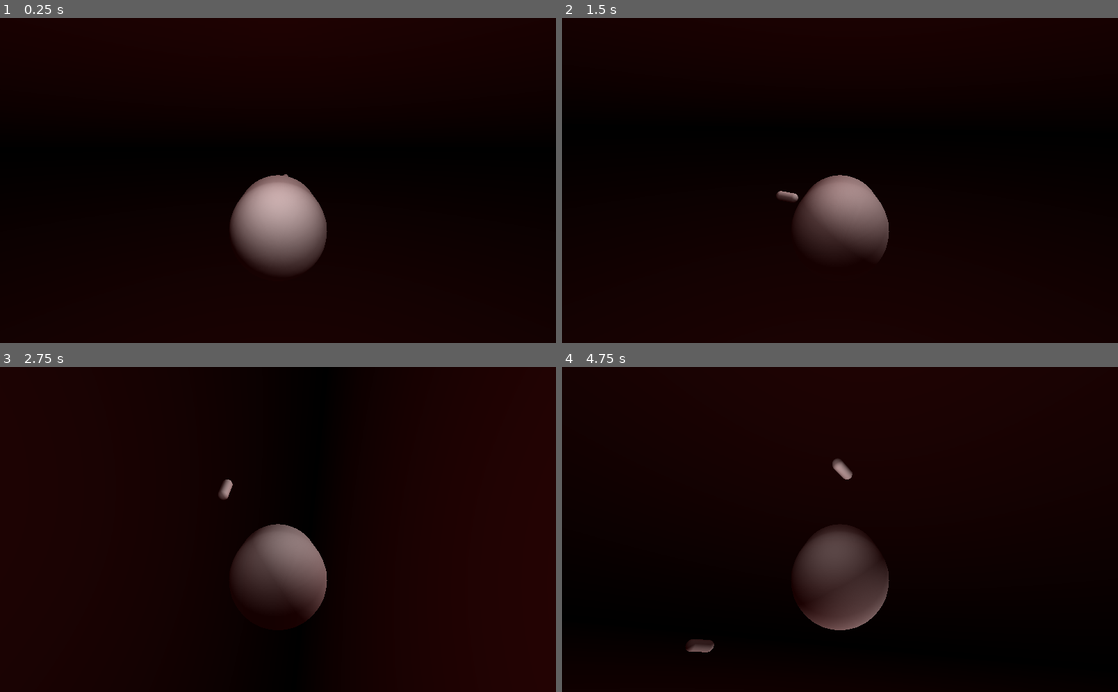
Above: before the commit, frames 1-4 (two rows, left to right).
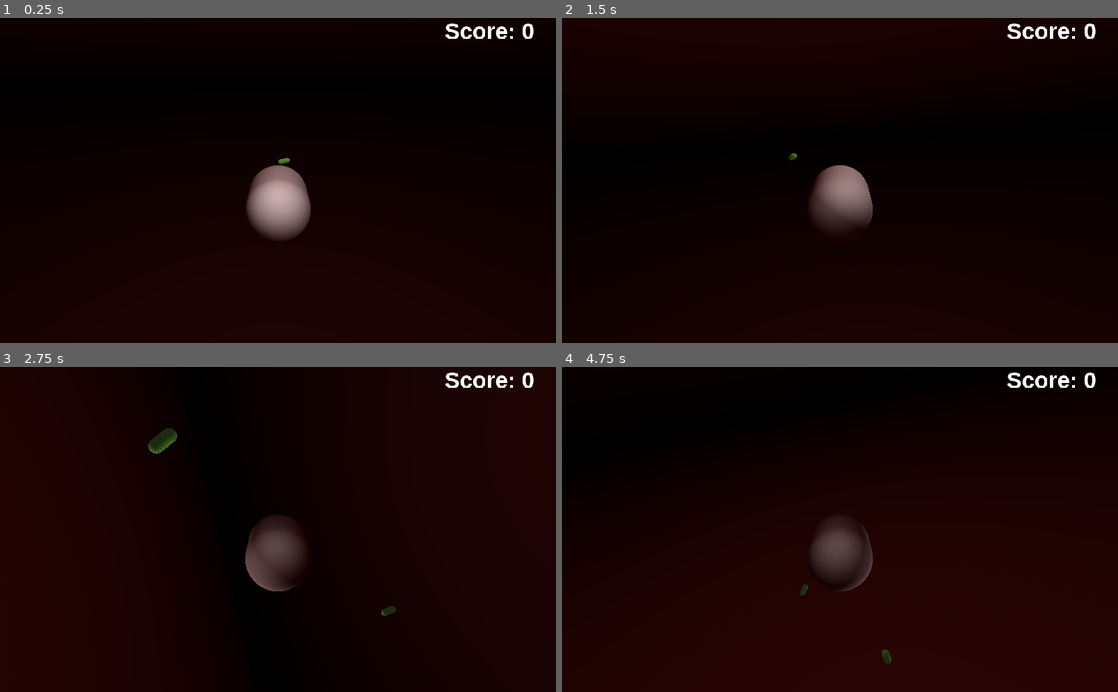
Above: after the commit, the same moments.

Repository: Denendaden/immune-game
Game: Godot game, scene res://Arena.tscn
The game is run twice, just before and just after one commit, with the same random seed, the same clock (stepped at 60 frames per second) and the same inputs.
Inputs:
- Up to frame 1 (0.25 s): no input
- Up to frame 2 (1.5 s): tap Enter at 0.5 s; hold Right (move_right) 0.53-1.28 s; hold Space (toggle_movement) 0.53-1.28 s; hold Down (move_down) from 1.28 s (still down); tap Space (toggle_movement) at 1.35 s
- Up to frame 3 (2.75 s): release Down (move_down) at 2.03 s; hold Right (move_right) from 2.03 s (still down); hold Space (toggle_movement) from 2.03 s (still down)
- Up to frame 4 (4.75 s): release Right (move_right) at 2.78 s; release Space (toggle_movement) at 2.78 s; hold Up (move_up) 2.78-3.53 s; tap Space (toggle_movement) at 2.85, 4.35 s; hold Space (toggle_movement) 3.53-4.28 s; hold Left (move_left) from 3.53 s (still down)

The runs differ from the first frame. In frame 1, 3.8% of the frame differs, in the area x 41-96%, y 1-78%; in frame 2, 3.4%; in frame 3, 4.1%; in frame 4, 33%, in the area x 0-100%, y 0-100%.

Commit message:
Score added (+ other misc. changes)

Diff:
--- a/Arena.gd
+++ b/Arena.gd
@@ -1,4 +1,6 @@
 extends Spatial
+
+signal point_gain
 
 onready var timer = $Timer
 onready var player = $Player
@@ -19,6 +21,7 @@
 			if node.get_name() == player.name:
 				copy.erase(enemy)
 				enemy.queue_free()
+				emit_signal("point_gain")
 	enemies = copy
 
 func _on_Timer_timeout():
--- a/Arena.tscn
+++ b/Arena.tscn
@@ -1,8 +1,10 @@
-[gd_scene load_steps=6 format=2]
+[gd_scene load_steps=10 format=2]
 
 [ext_resource path="res://Entities/Player/Macrophage.tscn" type="PackedScene" id=1]
 [ext_resource path="res://Entities/Bacteria/Bacteria.tscn" type="PackedScene" id=2]
 [ext_resource path="res://Arena.gd" type="Script" id=3]
+[ext_resource path="res://Fonts/LiberationSans-Bold.ttf" type="DynamicFontData" id=4]
+[ext_resource path="res://UI/Score.gd" type="Script" id=5]
 
 [sub_resource type="ProceduralSky" id=1]
 sky_top_color = Color( 0.168627, 0.0196078, 0.0196078, 1 )
@@ -16,6 +18,13 @@
 [sub_resource type="Environment" id=2]
 background_mode = 2
 background_sky = SubResource( 1 )
+
+[sub_resource type="DynamicFont" id=4]
+size = 42
+font_data = ExtResource( 4 )
+
+[sub_resource type="Theme" id=3]
+default_font = SubResource( 4 )
 
 [node name="Arena" type="Spatial"]
 script = ExtResource( 3 )
@@ -35,3 +44,26 @@
 
 [node name="Timer" type="Timer" parent="."]
 wait_time = 2.0
+
+[node name="Control" type="Control" parent="."]
+anchor_left = 1.0
+anchor_right = 1.0
+margin_left = -94.0
+margin_bottom = 40.0
+__meta__ = {
+"_edit_use_anchors_": false
+}
+
+[node name="Score" type="Label" parent="Control"]
+anchor_left = 1.0
+anchor_right = 1.0
+margin_left = -205.0
+margin_bottom = 48.0
+theme = SubResource( 3 )
+text = "Score: 0"
+script = ExtResource( 5 )
+__meta__ = {
+"_edit_use_anchors_": false
+}
+
+[connection signal="point_gain" from="." to="Control/Score" method="_on_Arena_point_gain"]
--- /dev/null
+++ b/Entities/Bacteria/Bacteria.gd
@@ -0,0 +1,30 @@
+extends RigidBody
+
+
+# Magnitude of force used to move forward
+var max_move_force = 0.5
+var min_move_force = 0.25
+
+var move_force = 0
+
+
+# Called when the node enters the scene tree for the first time.
+func _ready():
+	randomize()
+
+	move_force = rand_range(min_move_force, max_move_force)
+
+	# Randomize the orientation of the bacteria.
+	var rot_x = rand_range(0, 360)
+	var rot_y = rand_range(0, 360)
+	var rot_z = rand_range(0, 360)
+	rotation_degrees = Vector3(rot_x, rot_y, rot_z)
+
+
+func _physics_process(delta):
+	# Get global vectors for the direction the bacterium is facing.
+	var dir_x = global_transform.basis.x
+	var dir_y = global_transform.basis.y
+	var dir_z = global_transform.basis.z
+
+	add_central_force(-dir_z * move_force)
--- a/Entities/Bacteria/Bacteria.tscn
+++ b/Entities/Bacteria/Bacteria.tscn
@@ -1,7 +1,17 @@
-[gd_scene load_steps=3 format=2]
+[gd_scene load_steps=5 format=2]
+
+[ext_resource path="res://Entities/Bacteria/Bacteria.gd" type="Script" id=1]
 
 [sub_resource type="CapsuleMesh" id=1]
 mid_height = 2.818
+
+[sub_resource type="SpatialMaterial" id=3]
+albedo_color = Color( 0.513726, 0.788235, 0.113725, 1 )
+emission_enabled = true
+emission = Color( 0.00784314, 0.0235294, 0.00784314, 1 )
+emission_energy = 7.16
+emission_operator = 0
+emission_on_uv2 = false
 
 [sub_resource type="CapsuleShape" id=2]
 radius = 0.1
@@ -10,12 +20,13 @@
 [node name="RigidBody" type="RigidBody"]
 contacts_reported = 1
 contact_monitor = true
+script = ExtResource( 1 )
 
 [node name="MeshInstance" type="MeshInstance" parent="."]
 transform = Transform( 0.1, 0, 0, 0, 0.1, 0, 0, 0, 0.1, 0, 0, 0 )
 mesh = SubResource( 1 )
 skeleton = NodePath("../CollisionShape")
-material/0 = null
+material/0 = SubResource( 3 )
 
 [node name="CollisionShape" type="CollisionShape" parent="."]
 shape = SubResource( 2 )
--- a/Entities/Player/Controller.gd
+++ b/Entities/Player/Controller.gd
@@ -7,7 +7,7 @@
 
 var half_length = 1  # Half the length of the macrophage (used to find the tip to apply torque)
 
-var move = false
+var move = true
 
 # Called when the node enters the scene tree for the first time.
 func _ready():
@@ -24,9 +24,9 @@
 	if Input.is_action_pressed("toggle_movement"):
 		move = !move
 	if Input.is_action_pressed("move_up"):
+		add_force(-dir_z * half_length, dir_y * turn_force)
+	if Input.is_action_pressed("move_down"):
 		add_force(-dir_z * half_length, -dir_y * turn_force)
-	if Input.is_action_pressed("move_down"):
-		add_force(-dir_z * half_length, dir_y * turn_force)
 	if Input.is_action_pressed("move_right"):
 		add_force(-dir_z * half_length, -dir_x * turn_force)
 	if Input.is_action_pressed("move_left"):
--- a/Entities/Player/Macrophage.tscn
+++ b/Entities/Player/Macrophage.tscn
@@ -21,7 +21,7 @@
 shape = SubResource( 2 )
 
 [node name="Camera" type="Camera" parent="."]
-transform = Transform( 1, 0, 0, 0, 0.989576, 0.144011, 0, -0.144011, 0.989576, 0, 1.69564, 5.14231 )
+transform = Transform( 1, 0, 0, 0, 0.915016, 0.403418, 0, -0.403418, 0.915016, 0, 3.67954, 6.67977 )
 
 [node name="OmniLight" type="OmniLight" parent="."]
 transform = Transform( 0.176039, 0.0817557, 0.980982, -0.42121, 0.906963, -6.252e-09, -0.889715, -0.413199, 0.194097, -0.258759, 2.039, 2.29334 )
--- /dev/null
+++ b/UI/Score.gd
@@ -0,0 +1,21 @@
+extends Label
+
+
+var score = 0
+
+
+# Called when the node enters the scene tree for the first time.
+func _ready():
+	pass # Replace with function body.
+
+
+# Called every frame. 'delta' is the elapsed time since the previous frame.
+#func _process(delta):
+#	pass
+
+
+func _on_Arena_point_gain():
+	score += 1
+
+	# Refresh the score counter
+	text = str("Score: ", score)
Binary file added: Fonts/LiberationSans-Bold.ttf
Binary file added: Fonts/LiberationSans-BoldItalic.ttf
Binary file added: Fonts/LiberationSans-Italic.ttf
Binary file added: Fonts/LiberationSans-Regular.ttf
